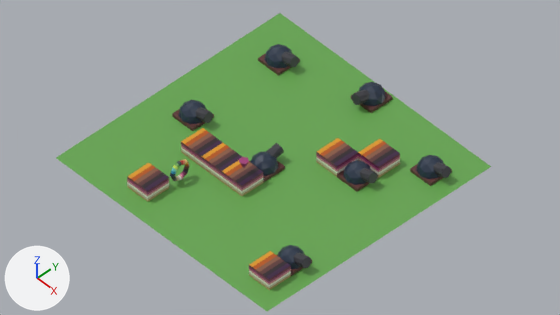
Two versions of the Blender file src/commonMain/assetsSource/assets.blend, one commit apart.
Camera for both pictures: the file's camera 'Camera'. Every picture has the same lights, and +X, +Y and +Z are marked at lower left.
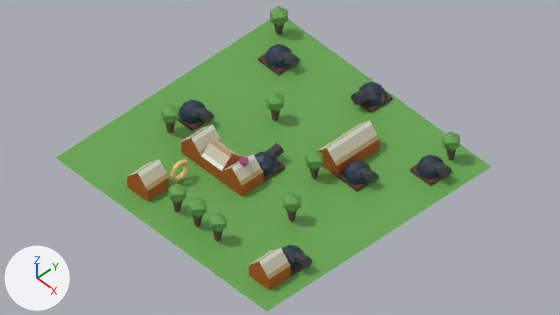
Edits to the bpy script that builds the scene:
```text
Change me_cube_001:
    verts and faces of me_cube_001; kept vertices keep their numbers, new ones are numbered from 8
    remove me_cube_001.from_pydata(...)  # 8 vertices, 6 faces; spans x -1.0..1.0, y -1.0..1.0, z -1.0..0.0
    add me_cube_001.from_pydata(...)  # 12 vertices, 10 faces; spans x -1.0..1.0, y -1.0..1.0, z -1.0..1.0
    me_cube_001 part 1
    add delete_faces([(2, 3, 7, 6), (0, 4, 5, 1), (0, 2, 6, 4), (1, 5, 7, 3)])
    add verts[8] = (0.0, 1.0, -1.0)
    add verts[9] = (0.0, 1.0, 1.0)  # pixel (253, 153)
    add verts[10] = (0.0, -1.0, -1.0)  # pixel (231, 189)
    add verts[11] = (0.0, -1.0, 1.0)  # pixel (231, 167)
    add faces += [(6, 8, 9, 7), (0, 10, 11, 1), (4, 10, 8, 6), (1, 11, 9, 3), (5, 7, 9, 11), (0, 2, 8, 10)]
    add faces += [(4, 5, 11, 10), (2, 3, 9, 8)]
    me_cube_001 part 2: 2 kept faces spanning x -1.0..1.0, y -1.0..1.0, z -1.0..0.0 get new texture (UV) coordinates
Change me_torus:
    where me_torus.from_pydata(...)  # 96 vertices, 96 faces; spans x -1.25..1.25, y -1.25..1.25, z -0.25..0.25
    used by ob_target; location = (-3.0, -6.88, 1.0); rotation_euler = (0.0, 1.571, 0.0), in degrees (0, 90, 0); scale = (0.686, 0.686, 0.686)
    me_torus part 3: texture (UV) coordinates of 96 of 96 faces, centred in x -1.05..1.05, y -1.05..1.05, z -0.23..0.23, changed; they spanned u 0.0..1.0, v 0.0..1.0 and now span u 0.9..0.9, v 0.5..0.5
Change ob_cube_001:
    ob_cube_001.rotation_euler: (0.0, 0.0, 0.0) -> (0.0, 0.0, 1.571)  # degrees (0, 0, 0) -> degrees (0, 0, 90)
Change ob_cube_005:
    ob_cube_005.location: (5.0, 4.12, 1.0) -> (3.0, 4.12, 1.0)
Add ob_cube_015:
    ob_cube_015 = bpy.data.objects.new('Cube.015', me_cube_002)  # 20 vertices, 26 faces; spans x -0.43..0.43, y -0.41..0.41, z 0.0..1.58; in mat_material (picture img_sweet24_1x_png)
    ob_cube_015.location = (8.0, 8.0, 0.0)
    ob_cube_015.scale = (1.48, 1.48, 1.48)
Add ob_cube_014:
    ob_cube_014 = bpy.data.objects.new('Cube.014', me_cube_002)  # 20 vertices, 26 faces; spans x -0.43..0.43, y -0.41..0.41, z 0.0..1.58; in mat_material (picture img_sweet24_1x_png)
    ob_cube_014.location = (5.0, -4.0, 0.0)
    ob_cube_014.scale = (1.48, 1.48, 1.48)
Add ob_cube_013:
    ob_cube_013 = bpy.data.objects.new('Cube.013', me_cube_002)  # 20 vertices, 26 faces; spans x -0.43..0.43, y -0.41..0.41, z 0.0..1.58; in mat_material (picture img_sweet24_1x_png)
    ob_cube_013.location = (-3.0, 2.0, 0.0)
    ob_cube_013.scale = (1.48, 1.48, 1.48)
Add ob_cube_012:
    ob_cube_012 = bpy.data.objects.new('Cube.012', me_cube_002)  # 20 vertices, 26 faces; spans x -0.43..0.43, y -0.41..0.41, z 0.0..1.58; in mat_material (picture img_sweet24_1x_png)
    ob_cube_012.location = (-7.0, -4.0, 0.0)
    ob_cube_012.scale = (1.48, 1.48, 1.48)
Add ob_cube_011:
    ob_cube_011 = bpy.data.objects.new('Cube.011', me_cube_002)  # 20 vertices, 26 faces; spans x -0.43..0.43, y -0.41..0.41, z 0.0..1.58; in mat_material (picture img_sweet24_1x_png)
    ob_cube_011.location = (3.0, -9.0, 0.0)
    ob_cube_011.scale = (1.48, 1.48, 1.48)
Add ob_cube_010:
    ob_cube_010 = bpy.data.objects.new('Cube.010', me_cube_002)  # 20 vertices, 26 faces; spans x -0.43..0.43, y -0.41..0.41, z 0.0..1.58; in mat_material (picture img_sweet24_1x_png)
    ob_cube_010.location = (1.0, -9.0, 0.0)
    ob_cube_010.scale = (1.48, 1.48, 1.48)
Add ob_cube_009:
    ob_cube_009 = bpy.data.objects.new('Cube.009', me_cube_002)  # 20 vertices, 26 faces; spans x -0.43..0.43, y -0.41..0.41, z 0.0..1.58; in mat_material (picture img_sweet24_1x_png)
    ob_cube_009.location = (-1.0, -9.0, 0.0)
    ob_cube_009.scale = (1.48, 1.48, 1.48)
Add ob_cube_008:
    ob_cube_008 = bpy.data.objects.new('Cube.008', me_cube_002)  # 20 vertices, 26 faces; spans x -0.43..0.43, y -0.41..0.41, z 0.0..1.58; in mat_material (picture img_sweet24_1x_png)
    ob_cube_008.location = (3.0, 0.0, 0.0)
    ob_cube_008.scale = (1.48, 1.48, 1.48)
Add ob_cube_007:
    ob_cube_007 = bpy.data.objects.new('Cube.007', me_cube_002)  # 20 vertices, 26 faces; spans x -0.43..0.43, y -0.41..0.41, z 0.0..1.58; in mat_material (picture img_sweet24_1x_png)
    ob_cube_007.location = (-9.0, 8.0, 0.0)
    ob_cube_007.scale = (1.48, 1.48, 1.48)
```

Changed parts and their boxes [x1, y1, x2, y2] in the pictures (560 x 315 px):
'Cube.005', reshaped, moved (8% taller)
    before: [358, 139, 400, 177]
    after: [340, 120, 380, 161]
'Cube.004', reshaped (7% taller)
    before: [249, 251, 291, 290]
    after: [249, 248, 291, 290]
'Cube.006', reshaped (10% taller)
    before: [127, 163, 169, 202]
    after: [127, 159, 169, 202]
'Cube', reshaped (16% taller)
    before: [222, 160, 263, 196]
    after: [222, 154, 263, 196]
'Cube.003', reshaped (10% taller)
    before: [316, 138, 358, 177]
    after: [317, 134, 358, 177]
'Cube.001', reshaped, turned
    before: [201, 143, 242, 182]
    after: [201, 139, 242, 182]
'Cube.002', reshaped (10% taller)
    before: [181, 128, 223, 167]
    after: [181, 124, 222, 167]
'Cube.007', added
    after: [270, 6, 288, 35]
'Cube.008', added
    after: [305, 150, 324, 180]
'Cube.010', added
    after: [188, 198, 207, 227]
'Cube.012', added
    after: [161, 104, 180, 133]
'Cube.013', added
    after: [266, 92, 285, 121]
'Cube.015', added
    after: [442, 131, 461, 161]
'Cube.009', added
    after: [168, 183, 187, 212]
'Cube.011', added
    after: [209, 213, 227, 242]
'Cube.014', added
    after: [283, 193, 301, 222]
part 1 of me_cube_001, built on
    before: [127, 128, 400, 290]
    after: [127, 120, 380, 290]
part 2 of me_cube_001, surface changed
    both: [148, 153, 358, 290]
part 3 of me_torus, surface changed
    both: [170, 159, 190, 181]
